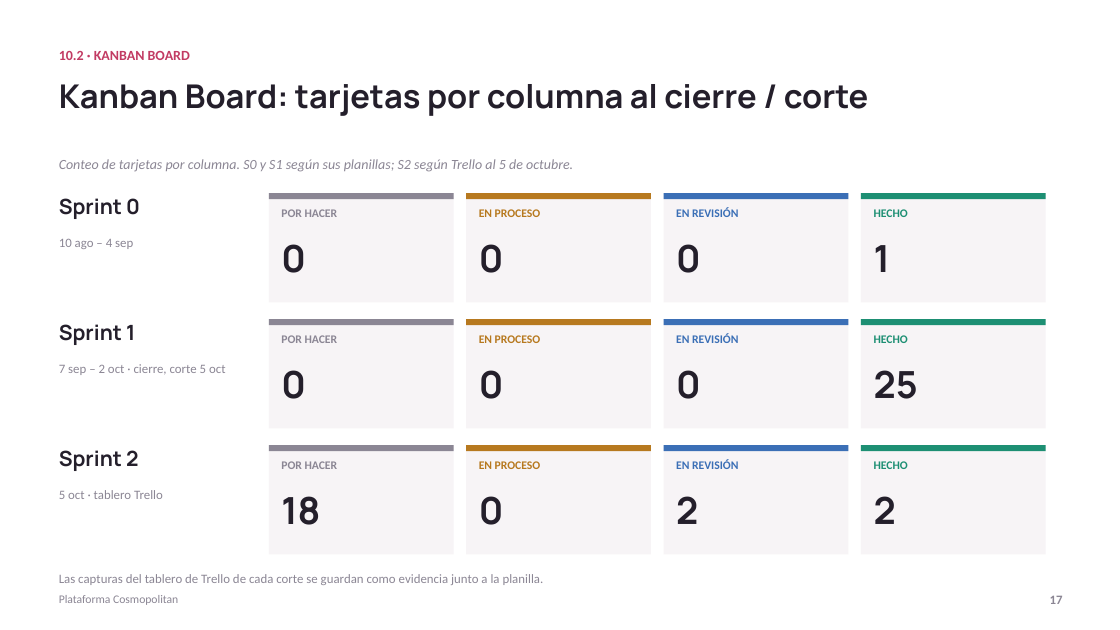
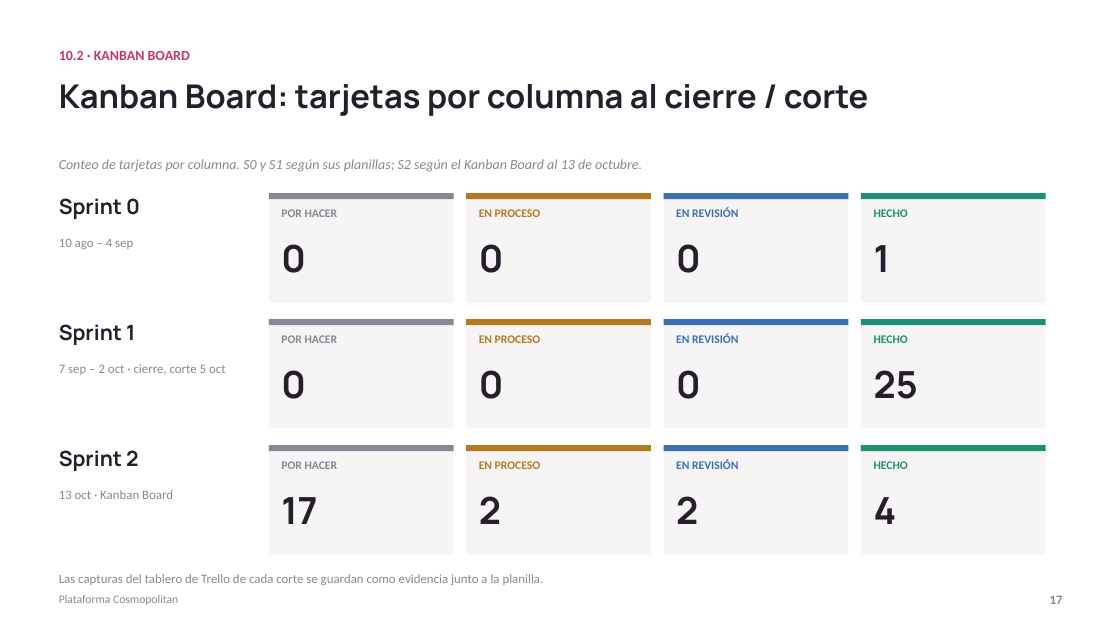
Before and after one commit to ChristianCuadra/capstone, a slide deck: slide 17 of Fase 2/Presentacion-Cosmopolitan.pptx. Drawn at 1120x630 pixels with LibreOffice and Linux fonts; fonts in the diff are those of the drawing. Boxes give left, top, right and bottom in pixels: in the first picture for what was removed or moved away, otherwise in the second. Text is boxed around its words. In the diff, an @@ line names an element or a change of style, - is before the commit and + after.

```diff
--- a/Fase 2/Presentacion-Cosmopolitan.pptx
+++ b/Fase 2/Presentacion-Cosmopolitan.pptx
@@ text at (59,159,642,172): text changed @@
-Conteo de tarjetas por columna. S0 y S1 según sus planillas; S2 según Trello al 5 de octubre.
+Conteo de tarjetas por columna. S0 y S1 según sus planillas; S2 según el Kanban Board al 13 de octubre.
@@ text at (59,490,173,499): text changed @@
-5 oct · tablero Trello
+13 oct · Kanban Board
@@ text at (281,497,317,524): text changed @@
-18
+17
@@ text at (479,496,501,524): text changed @@
-0
+2
@@ text at (874,497,897,524): text changed @@
-2
+4
```
Also in this commit, not shown: 7 other slides changed, 2 other files.
